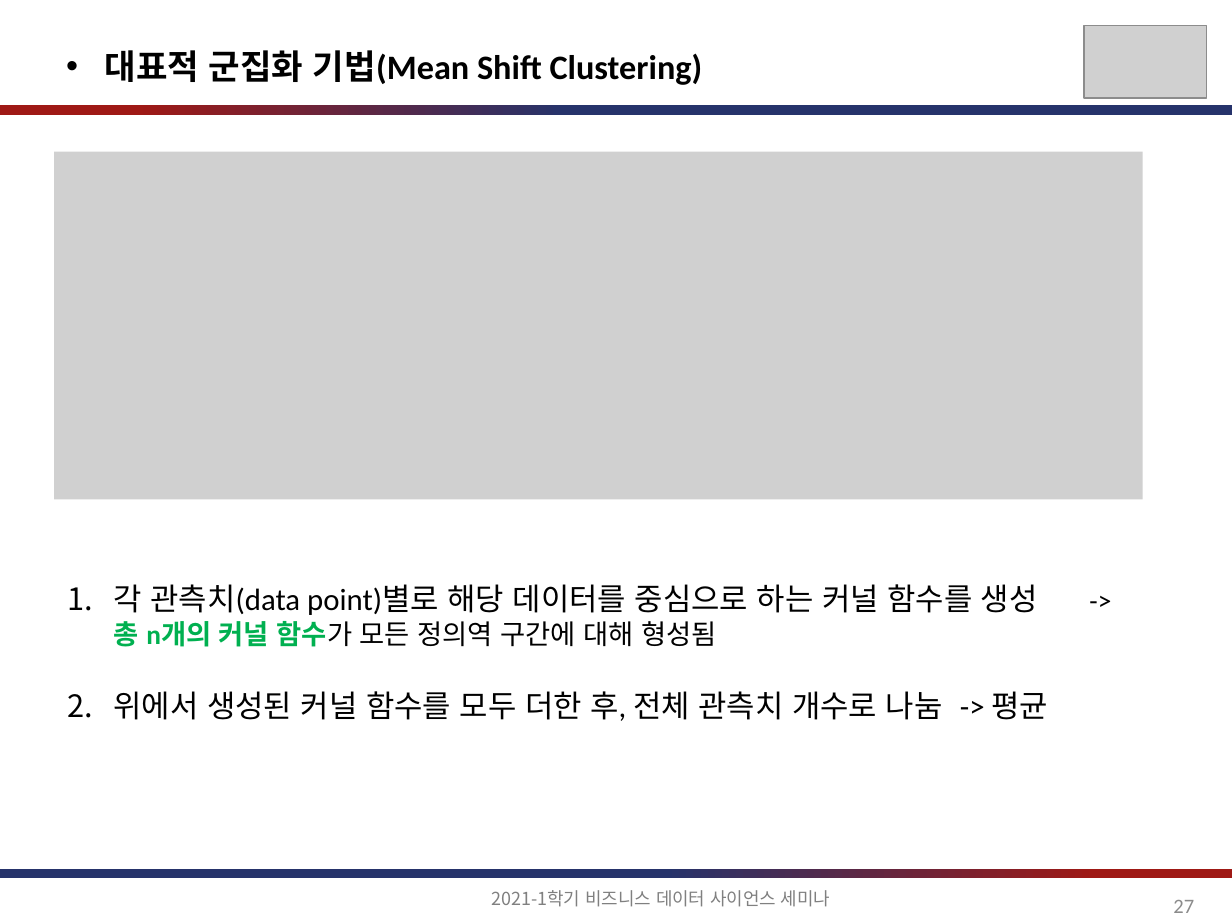
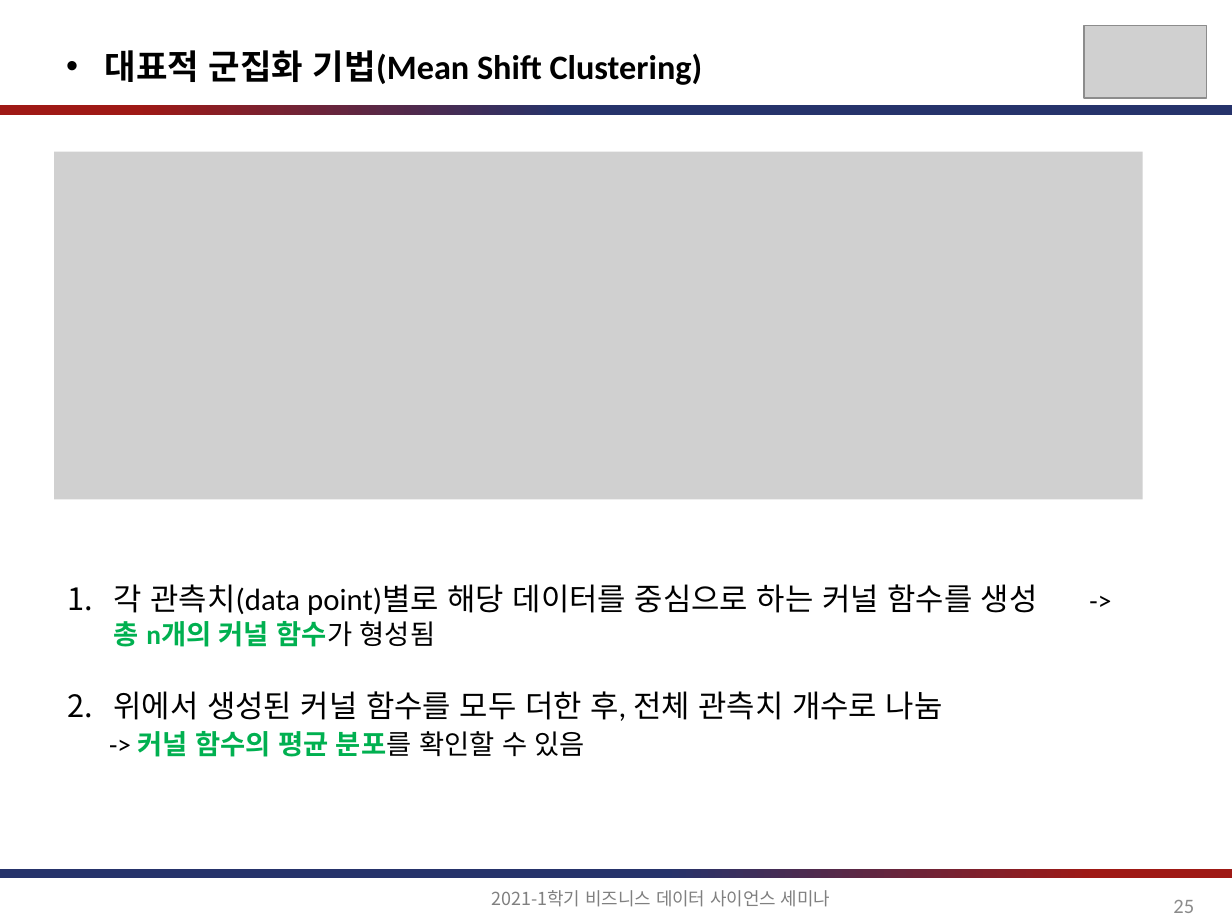
Before and after one commit to jihoahn9303/Seminar_For_Business_DS, a slide deck: slide 25 of document/비즈니스를_위한_데이터과학_6장.pptx (slide 27 before the commit). Drawn at 1232x924 pixels with LibreOffice and Linux fonts; fonts in the diff are those of the drawing; grey boxes stand for pictures. Boxes give left, top, right and bottom in pixels: in the first picture for what was removed or moved away, otherwise in the second. Text is boxed around its words. In the diff, an @@ line names an element or a change of style, - is before the commit and + after.

```diff
--- a/document/비즈니스를_위한_데이터과학_6장.pptx
+++ b/document/비즈니스를_위한_데이터과학_6장.pptx
@@ text at [114, 584, 1038, 757]: text changed @@
-1. 각 관측치(data point)별로 해당 데이터를 중심으로 하는 커널 함수를 생성 -> 총 n개의 커널 함수가 모든 정의역 구간에 대해 형성됨
-2. 위에서 생성된 커널 함수를 모두 더한 후, 전체 관측치 개수로 나눔 -> 평균
+1. 각 관측치(data point)별로 해당 데이터를 중심으로 하는 커널 함수를 생성 -> 총 n개의 커널 함수가 형성됨
+2. 위에서 생성된 커널 함수를 모두 더한 후, 전체 관측치 개수로 나눔
+-> 커널 함수의 평균 분포를 확인할 수 있음
@@ page number at [1173, 900, 1194, 913]: text changed @@
-27
+25
```
Also in this commit, not shown: 20 other slides changed, 4 slides added, 1 slide removed.
